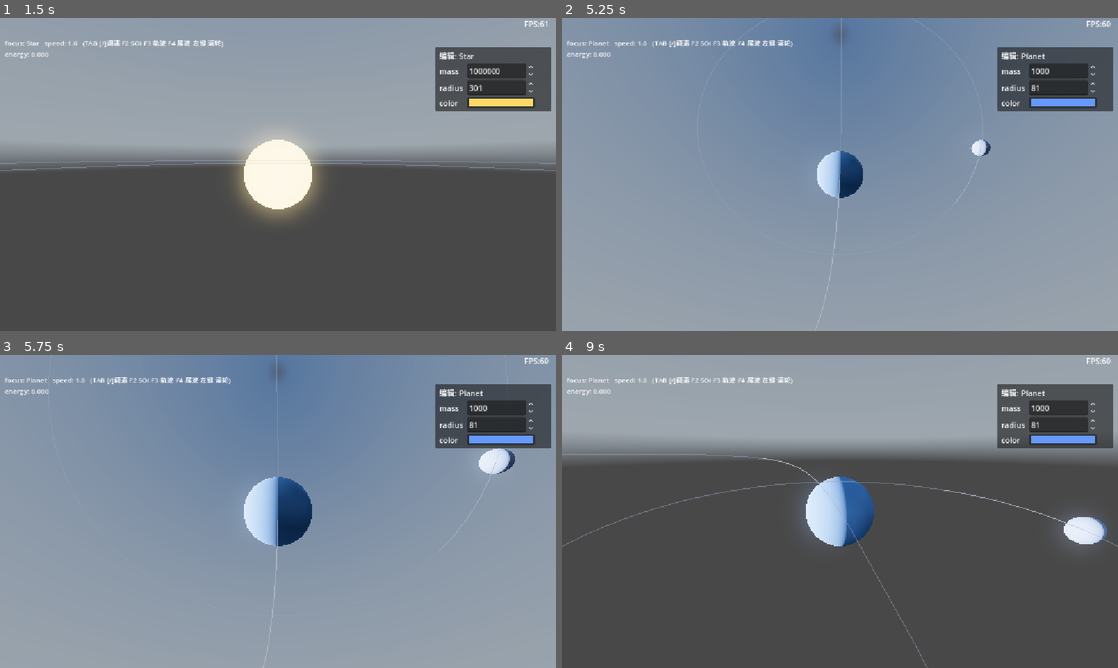
Above: before the commit, frames 1-4 (two rows, left to right).
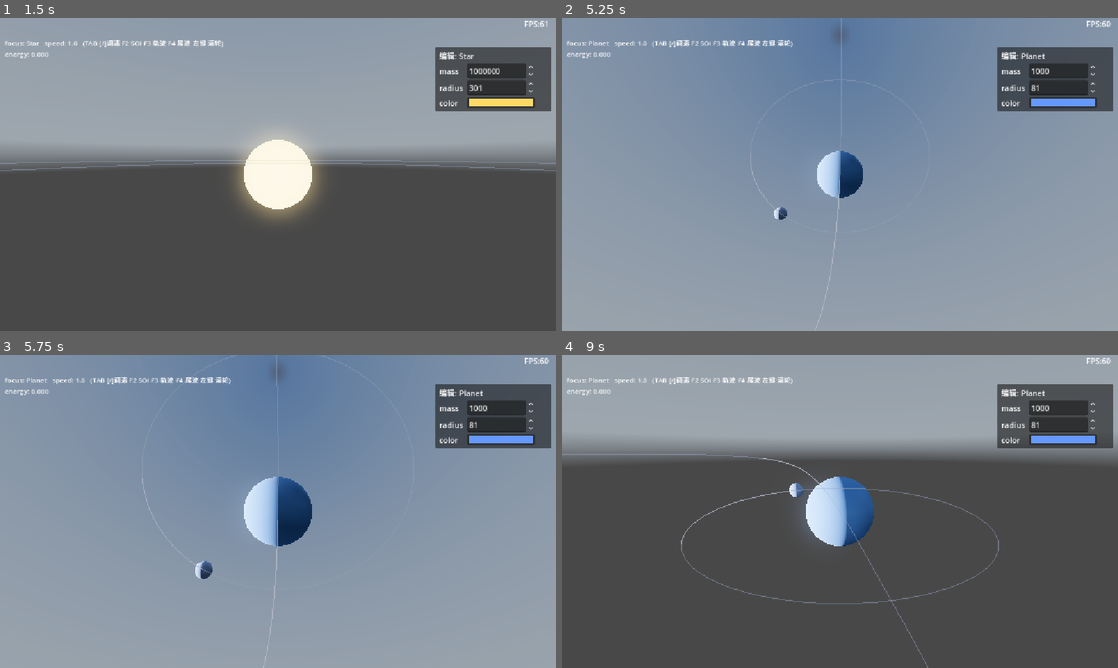
Above: after the commit, the same moments.

Repository: xiaobaibaix/stellar_era_godot
Game: Godot game, scene res://scenes/main.tscn
The game is run twice, just before and just after one commit, with the same random seed, the same clock (stepped at 60 frames per second) and the same inputs. A sky picture missing from this copy of the repository is replaced by a grey-blue gradient.
Inputs (mouse positions are in pixels of both pictures, inside the frame that each line leads up to):
- Up to frame 1 (1.5 s): tap Enter at 0.5 s; move the mouse to (400, 158) at 0.52 s; hold D 0.53-1.25 s; hold Q 0.53-1.25 s; click (400, 158) at 0.67 s; tap Space at 0.77, 1.25 s; drag from (166, 190) to (250, 237) at 1.27 s
- Up to frame 2 (5.25 s): move the mouse to (895, 105) at 2.02 s; hold D 2.03-2.75 s; tap Shift at 2.1 s; drag from (812, 237) to (673, 127) at 2.77 s; move the mouse to (1006, 221) at 3.52 s; hold A 3.53-4.25 s; tap Enter at 3.6, 4.25 s; tap Space at 3.77 s; drag from (673, 127) to (756, 96) at 4.27 s; move the mouse to (867, 174) at 5.02 s; hold S from 5.03 s (still down); tap Tab at 5.1 s; click (867, 174) at 5.17 s
- Up to frame 3 (5.75 s): keep holding S
- Up to frame 4 (9 s): release S at 5.75 s; drag from (756, 433) to (728, 527) at 5.77 s; move the mouse to (962, 495) at 6.52 s; hold W 6.53-7.25 s; hold Q 6.53-7.25 s; tap Space at 6.77, 7.25 s; drag from (728, 527) to (812, 574) at 7.27 s; move the mouse to (895, 442) at 8.02 s; hold S 8.03-8.75 s; tap Shift at 8.1 s; drag from (812, 574) to (673, 464) at 8.77 s

Frame 1 is identical in both runs. In frame 2, 0.3% of the frame differs, in the area x 33-78%, y 19-94%; in frame 3, 0.7%; in frame 4, 1.5%, in the area x 0-100%, y 33-100%.

Commit message:
修复：移动天体切换到不同系统效果修复，但是没有修好

Diff:
--- a/scenes/main.tscn
+++ b/scenes/main.tscn
@@ -158,7 +158,7 @@
 is_dominant = true
 
 [node name="MoonSystem" parent="CelestialSystem/CelestialSystem1/PlanetSystem1" unique_id=1486014465 instance=ExtResource("8_tipki")]
-transform = Transform3D(1, 0, 0, 0, 1, 0, 0, 0, 1, 456.49316, 0, 0)
+transform = Transform3D(1, 0, 0, 0, 1, 0, 0, 0, 1, -299.78906, 0, 0)
 
 [node name="Celestial" parent="CelestialSystem/CelestialSystem1/PlanetSystem1/MoonSystem" unique_id=916681004 instance=ExtResource("9_cel")]
 radius = 25.0
--- a/scenes/soi_editor_preview.gd
+++ b/scenes/soi_editor_preview.gd
@@ -612,16 +612,35 @@
 
 # reparent 保持世界位 + owner。owner 不变 → 存盘到 main.tscn 新路径, celestial.tscn 实例关系不破坏。
 func _reparent_keep_world(c: Node3D, to: CelestialSystem) -> void:
-	# Node.reparent(new_parent, keep_global_transform=true): Godot 内置, 正确带所有子节点跟随 +
-	# 世界位保持 + 实例关系。旧的手动 remove/add 会让 celestial.tscn 实例子节点(如 Moon 嵌在
-	# MoonSystem 实例里)在跨实例 reparent 时脱落丢失。
+	# reparent 前 force_update: 确保 wp 读到已提交 transform(非 dirty), 不带瞬时旧值。
+	c.force_update_transform()
+	var wp: Vector3 = c.global_position
 	var prev_owner: Node = c.owner
 	var cur: Node = c.get_parent()
 	var from_name: String = cur.name if cur != null else "?"
-	c.reparent(to, true)
-	# owner 保持(存盘归属不变)——reparent 不改 owner, 但跨实例保险重设。
+	# reparent(to, false): local 保持, global 瞬间跳变但紧接着 c.position 立即修正(同一调用栈, gizmo 不插入读)。
+	# 不用 reparent(to, true): 实测 @tool 里 true 的 keep_global 有数值偏差 → 捕获后 global 偏离 wp > 1 →
+	# cooldown 的 distance<1 检查失效 → 连锁误判降级到恒星系 + local=偏差sp−0 跳到太阳附近(更糟)。false +
+	# c.position 精修后 global 严格=wp(误差<1, cooldown 正常保护, 不连锁降级)。瞬间跳变靠去 sel.clear() +
+	# update_gizmos 防 gizmo 捕获错锚点。
+	# 关键修复(用户洞察"坐标更新导致跳回恒星系"): reparent **前**先把 local 设成 wp - to.global, 使
+	# reparent(to,false) 完成瞬间(NOTIFICATION_PARENTED, 编辑器 gizmo 同步读取点)c.global 已 = wp。
+	# 否则 reparent(false) 默认保持旧 local, 瞬间 global = to.global + 旧local(如 MoonSystem 从 CS1
+	# local 7000 捕获到 PlanetSystem1 瞬间 = 7378+7000 = 14378), gizmo 把跳变值当新位置 -> 刚好在 Planet
+	# SOI 外 -> 连锁误判降级回恒星系 + 落太阳附近。set_notify_transform(false) 屏蔽"reparent 前设 local
+	# 时旧 parent 下 global 暂跳"的中间信号, 不让 gizmo 捕获中间态。
+	c.set_notify_transform(false)
+	c.position = wp - to.global_position
+	c.reparent(to, false)
+	c.set_notify_transform(true)
 	if prev_owner != null and _is_in_subtree(to, prev_owner):
 		c.owner = prev_owner
+	c.force_update_transform()
+	c.update_gizmos()   # 用最新 transform 刷新编辑器 3D gizmo 锚点
+	# 保持焦点: reparent 可能使 EditorSelection 丢失 c 引用 → 补回。不 clear()(会重置 gizmo 拖动锚点)。
+	var sel := EditorInterface.get_selection()
+	if sel != null and not sel.get_selected_nodes().has(c):
+		sel.add_node(c)
 	print("[SOI-edit] %s: %s -> %s" % [c.name, from_name, to.name])
 
 
